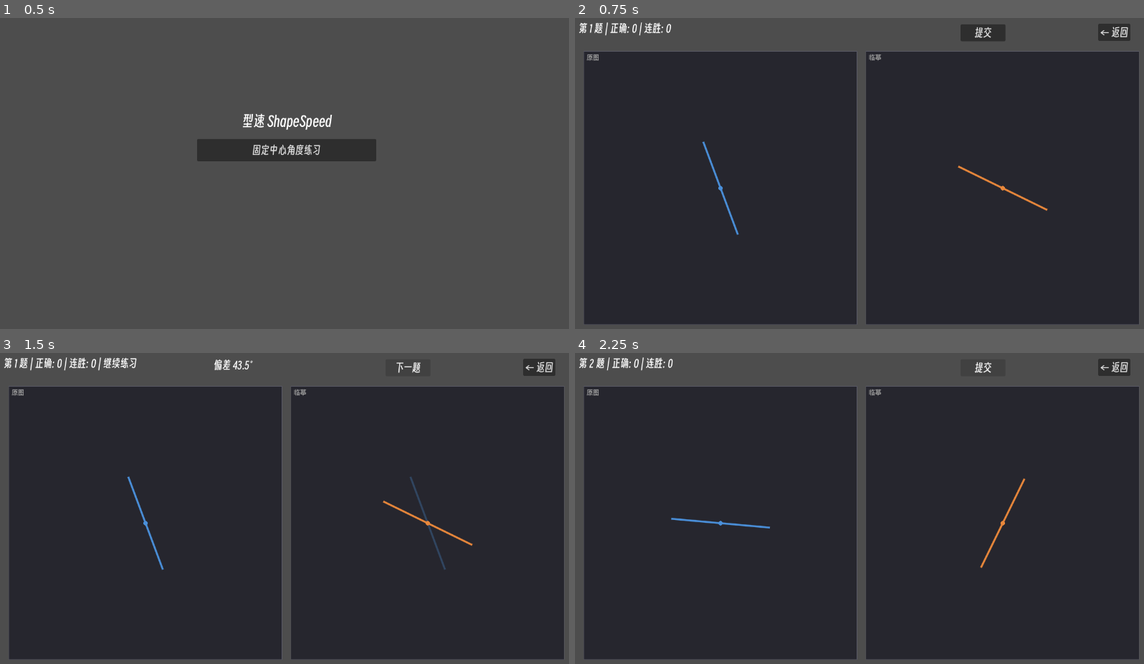
Above: before the commit, frames 1-4 (two rows, left to right).
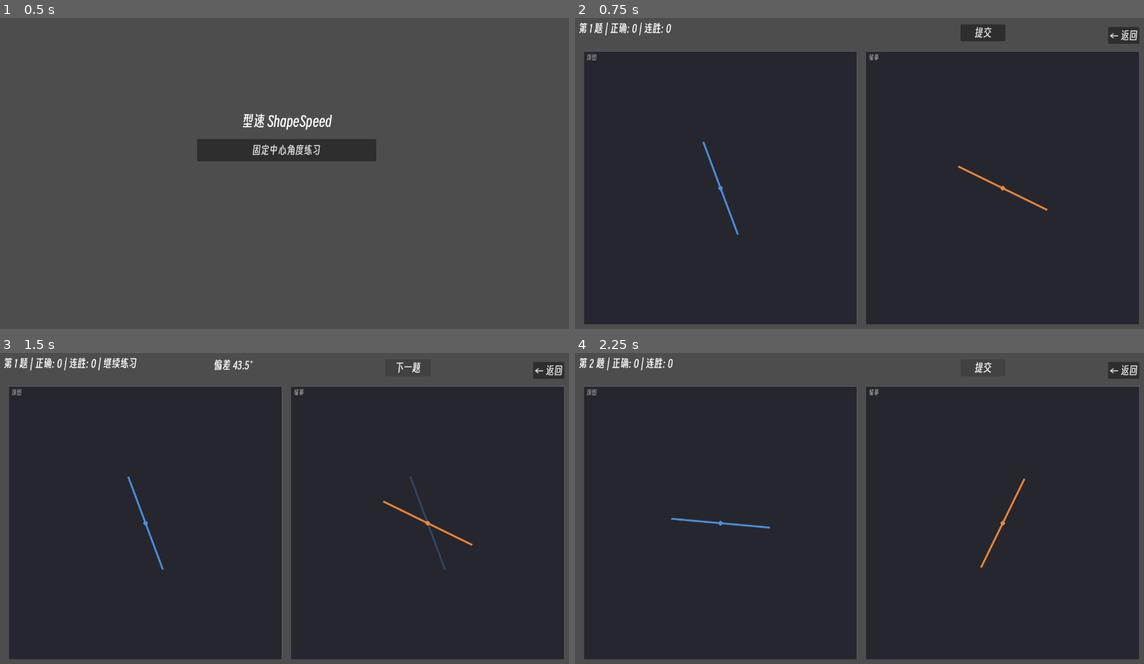
Above: after the commit, the same moments.

Repository: Andl-Liu/ShapeSpeed
Game: Godot game, scene res://src/scenes/menu.tscn
Two runs of this game, one before a commit and one after it. Both use one fixed random seed, a clock stepped at 60 frames per second and the inputs below.
Inputs:
- Up to frame 1 (0.5 s): no input
- Up to frame 2 (0.75 s): click "固定中心角度练习" at 0.5 s
- Up to frame 3 (1.5 s): click "提交" at 1.25 s
- Up to frame 4 (2.25 s): click "下一题" at 2 s

Frame 1 is identical in both runs. In frame 2, 0.4% of the frame differs, in the area x 2-100%, y 1-14%; in frame 3, 0.4%; in frame 4, 0.4%.

Commit message:
新增web导出预设；修复了字体错误；修改了icon；

Diff:
--- a/icon.svg
+++ b/icon.svg
@@ -1 +1,33 @@
-<svg xmlns="http://www.w3.org/2000/svg" width="128" height="128"><rect width="124" height="124" x="2" y="2" fill="#363d52" stroke="#212532" stroke-width="4" rx="14"/><g fill="#fff" transform="translate(12.322 12.322)scale(.101)"><path d="M105 673v33q407 354 814 0v-33z"/><path fill="#478cbf" d="m105 673 152 14q12 1 15 14l4 67 132 10 8-61q2-11 15-15h162q13 4 15 15l8 61 132-10 4-67q3-13 15-14l152-14V427q30-39 56-81-35-59-83-108-43 20-82 47-40-37-88-64 7-51 8-102-59-28-123-42-26 43-46 89-49-7-98 0-20-46-46-89-64 14-123 42 1 51 8 102-48 27-88 64-39-27-82-47-48 49-83 108 26 42 56 81zm0 33v39c0 276 813 276 814 0v-39l-134 12-5 69q-2 10-14 13l-162 11q-12 0-16-11l-10-65H446l-10 65q-4 11-16 11l-162-11q-12-3-14-13l-5-69z"/><path d="M483 600c0 34 58 34 58 0v-86c0-34-58-34-58 0z"/><circle cx="725" cy="526" r="90"/><circle cx="299" cy="526" r="90"/></g><g fill="#414042" transform="translate(12.322 12.322)scale(.101)"><circle cx="307" cy="532" r="60"/><circle cx="717" cy="532" r="60"/></g></svg>
+<svg xmlns="http://www.w3.org/2000/svg" viewBox="0 0 256 256" width="256" height="256">
+  <defs>
+    <linearGradient id="bg" x1="0" y1="0" x2="256" y2="256" gradientUnits="userSpaceOnUse">
+      <stop offset="0" stop-color="#0F172A"/>
+      <stop offset="1" stop-color="#1E293B"/>
+    </linearGradient>
+    <radialGradient id="glow" cx="0.3" cy="0.2" r="0.9">
+      <stop offset="0" stop-color="#334155" stop-opacity="0.6"/>
+      <stop offset="1" stop-color="#0F172A" stop-opacity="0"/>
+    </radialGradient>
+    <linearGradient id="tri" x1="0.3" y1="0" x2="0.7" y2="1">
+      <stop offset="0" stop-color="#67E8F9"/>
+      <stop offset="1" stop-color="#0E7490"/>
+    </linearGradient>
+    <linearGradient id="cir" x1="0" y1="0" x2="1" y2="1">
+      <stop offset="0" stop-color="#FDBA74"/>
+      <stop offset="1" stop-color="#EA580C"/>
+    </linearGradient>
+  </defs>
+
+  <!-- 背景：深色圆角方块 + 微光 -->
+  <rect width="256" height="256" rx="56" fill="url(#bg)"/>
+  <rect width="256" height="256" rx="56" fill="url(#glow)"/>
+
+  <!-- 圆环：代表「形状」 -->
+  <circle cx="128" cy="128" r="84" fill="none" stroke="url(#cir)" stroke-width="12"/>
+
+  <!-- 三角形：代表「角度」，倾斜10°传达「速」的动感 -->
+  <polygon points="128,58 190,180 66,180" fill="url(#tri)" transform="rotate(10 128 128)"/>
+
+  <!-- 中心圆点：代表「长度」，视觉焦点 -->
+  <circle cx="128" cy="128" r="11" fill="#FACC15"/>
+</svg>
--- a/src/main.gd
+++ b/src/main.gd
@@ -7,6 +7,7 @@
 const BG_TARGET := Color(0.15, 0.15, 0.18, 1.0)   # 原图区背景
 const BG_COPY   := Color(0.15, 0.15, 0.18, 1.0)   # 临摹区背景（和原图区一致）
 const BORDER_COLOR := Color(0.35, 0.35, 0.40, 1.0)
+const AREA_LABEL_FONT := preload("res://assets/fonts/SmileySans-Oblique.otf")
 
 
 # ── 内部状态 ──
@@ -86,7 +87,7 @@
 	draw_rect(rect, bg_color, true)
 	draw_rect(rect, BORDER_COLOR, false, 1.0)
 	# 区域标签
-	var font := ThemeDB.fallback_font
+	var font := AREA_LABEL_FONT
 	var font_size := 14
 	draw_string(
 		font,
@@ -240,7 +241,7 @@
 ## 将练习返回的 Rating 枚举映射为展示文字
 func _rating_display_text(rating: BaseExercise.Rating) -> String:
 	match rating:
-		BaseExercise.Rating.FLAWLESS: return "〇 无暇"
-		BaseExercise.Rating.PERFECT:  return "★ 完美"
-		BaseExercise.Rating.PASS:     return "✓ 过关"
+		BaseExercise.Rating.FLAWLESS: return "无暇"
+		BaseExercise.Rating.PERFECT:  return "完美"
+		BaseExercise.Rating.PASS:     return "过关"
 		_:                            return "继续练习"
--- a/src/scenes/main.tscn
+++ b/src/scenes/main.tscn
@@ -34,8 +34,12 @@
 text = "总分: 0"
 
 [node name="BackBtn" type="Button" parent="UI" unique_id=1584017154]
-offset_left = 1168.0
-offset_top = 13.0
-offset_right = 1240.0
-offset_bottom = 44.0
+anchors_preset = -1
+anchor_left = 1.0
+anchor_right = 1.0
+offset_left = -72.0
+offset_top = 20.0
+offset_right = -20.0
+offset_bottom = 38.0
+grow_horizontal = 0
 text = "← 返回"
Not shown, added: export_presets.cfg
